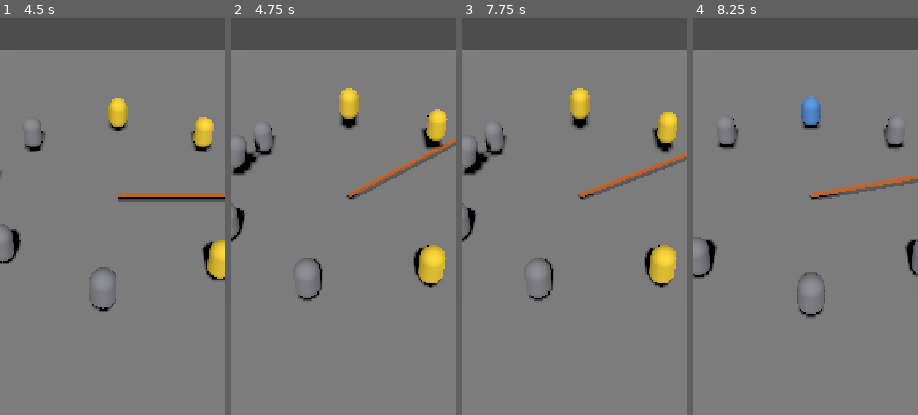
Above: before the commit, frames 1-4 (left to right).
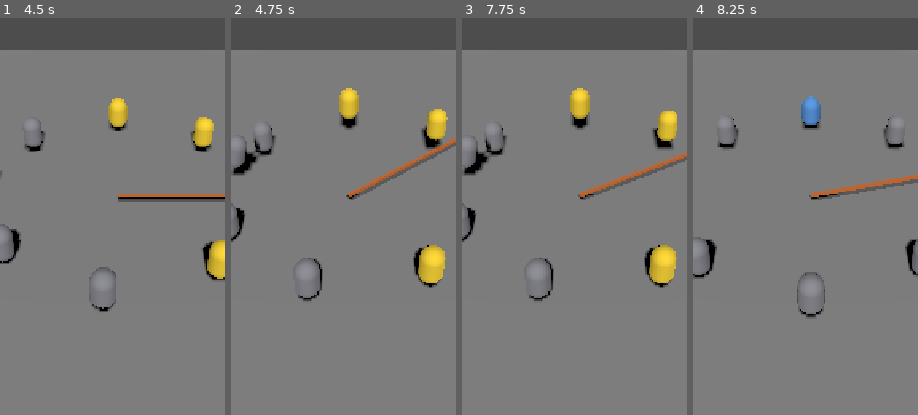
Above: after the commit, the same moments.

Repository: SametCanMavzer/loop-out
Game: Godot game, scene res://scenes/dev/arena_test.tscn
Same seed, same stepped clock (60 frames per second), same inputs: the game is played once before the commit and once after it. This scene is started directly instead of the project's main scene.
Inputs:
- Up to frame 1 (4.5 s): click "↻ Yeniden Başlat" at 0.5 s; click "↻ Yeniden Başlat" at 1.25 s; click "↻ Yeniden Başlat" at 2 s; tap Enter at 2.75 s; tap Space (jump) at 2.85, 3.02, 3.32, 3.77, 3.8, 4.07 s; tap S (duck) at 3.6 s; tap E at 4.35 s
- Up to frame 2 (4.75 s): tap Space (jump) at 4.55 s
- Up to frame 3 (7.75 s): tap R at 5.1 s; tap Space (jump) at 5.27, 5.3, 5.57, 5.85, 6.02, 6.32, 6.77, 6.8, 7.07, 7.55 s; tap S (duck) at 6.6 s; tap E at 7.35 s
- Up to frame 4 (8.25 s): tap R at 8.1 s
The pictures show only the part of the screen within x 24-74%, y 29-79%; the shares and areas given below are measured in that part.

Frame 1 is identical in both runs. In frame 2, less than 0.1% of the frame differs, in the area x 85-97%, y 22-33%; in frame 3, 0.1%, in the area x 86-96%, y 23-34%; in frame 4, nothing differs.

Commit message:
fix: F7 audit — panikci telegraph panic, fake_slow secrecy, double_sweep counter, roster count
- bot_brain: on_telegraph (telegraph_fail_prob -> sigma x3, one sample, §4.6 Panikci);
  hold-jump (high) during double_sweep per GDD counter-move; pending release scheduling
- rope: behavior_telegraphed only emitted when telegraph_ticks>0 (fake_slow stays unreadable)
- arena: telegraph -> bots on_telegraph; behavior_started -> bots reset stale intents
- balance: archetype_counts panikci 3->4 (GDD 5.1: 16 kadro = 15 bots; was 14)
- tests: 0-tick telegraph no-emit check; panikci reaction check

Co-Authored-By: Claude Opus 4.8 <noreply@anthropic.com>

Diff:
--- a/config/balance.json
+++ b/config/balance.json
@@ -47,7 +47,7 @@
   "bots": {
     "archetype_counts": {
       "acemi": 4,
-      "panikci": 3,
+      "panikci": 4,
       "saglam": 3,
       "sovcu": 2,
       "kopyaci": 2
--- a/scripts/dev/arena_test.gd
+++ b/scripts/dev/arena_test.gd
@@ -238,10 +238,18 @@
 	_behavior_label.text = "⚠ " + String(id).to_upper()
 	_behavior_label.modulate = Color(1.0, 0.8, 0.2, 1.0)
 	_behavior_flash = 1.6
+	for pid in _alive_ids:   # Panikçi telegraf tepkisi (§4.6) — sıra sabit → deterministik
+		var br = _players[pid].jumper.input_source
+		if br is BotBrain:
+			br.on_telegraph()
 
 
 func _on_behavior_started(id: StringName) -> void:
 	EventBus.behavior_started.emit(id)
+	for pid in _alive_ids:   # hız/yön değişti → bayat niyetleri sıfırla (adalet)
+		var br = _players[pid].jumper.input_source
+		if br is BotBrain:
+			br.reset_intent()
 	_behavior_label.text = String(id).to_upper()
 	_behavior_label.modulate = Color(0.85, 0.9, 1.0, 1.0)
 	_behavior_flash = 1.2
--- a/scripts/jumper/bot_brain.gd
+++ b/scripts/jumper/bot_brain.gd
@@ -16,8 +16,11 @@
 var _player: Object = null      # Kopyacı için: duck-typed jump_input_tick, is_airborne
 var _copy_delay_ticks: int = 12  # Kopyacı: oyuncu + bu gecikme
 var _forced_sigma_mult: float = 1.0  # dinamik dram müdahalesi (§4.7): σ zorla şişir/kıs
+var _panic_mult: float = 1.0         # Panikçi (§4.6): telegraf sonrası σ×3 (bir sonraki örnekleme)
 var _duck_release_at: int = -1       # yüksek süpürme: eğilmeyi bu tick'te bırak
+var _jump_release_at: int = -1       # double_sweep: basılı zıplamayı bu tick'te bırak
 const _DUCK_HOLD_TICKS := 16         # eğilmeyi geçiş penceresini örtecek kadar tut
+const _HOLD_JUMP_TICKS := 20         # hold_threshold(18)+2 → yüksek zıplama kesinleşir
 
 var _intent_tick: int = -1
 var _handled_cross: int = -1
@@ -41,10 +44,20 @@
 	_round = round_no
 
 
-## Yeniden dizilim sonrası çağrılır: bot konumu değişti, bayat niyeti iptal et → yeniden örnekler.
+## Yeniden dizilim/davranış değişimi sonrası: bayat niyeti iptal et → yeniden örnekler.
+## (Davranış hız/yön değiştirince eski niyet sistematik ıskalatır; başarısızlık σ'dan gelmeli.)
 func reset_intent() -> void:
 	_intent_tick = -1
 	_handled_cross = -1
+
+
+## Telegraf tepkisi (§4.6 Panikçi): telegraph_fail_prob olasılıkla panik → sıradaki örnekleme σ×3.
+## Zar Rng.bots'tan (deterministik; çağrı sırası sabit alive listesi üzerinden gelir).
+func on_telegraph() -> void:
+	if _rng == null or _arch == null or _arch.telegraph_fail_prob <= 0.0:
+		return
+	if _rng.randf() < _arch.telegraph_fail_prob:
+		_panic_mult = 3.0
 
 
 func poll(tick: int) -> Array[InputCommand]:
@@ -59,18 +72,27 @@
 	if _intent_tick < 0 and ttc <= _lookahead_ticks and absi(t_cross - _handled_cross) > _lookahead_ticks:
 		_intent_tick = _sample_intent(t_cross, tick)
 		_handled_cross = t_cross
-	# Bekleyen eğilme bırakma (yüksek süpürme sonrası ayağa kalk).
+		_panic_mult = 1.0   # panik tek örneklemelik (§4.6 "telegraf geldiği turda")
+	# Bekleyen bırakmalar (eğilme / basılı zıplama).
 	if _duck_release_at >= 0 and tick >= _duck_release_at:
 		out.append(InputCommand.new(tick, &"duck", false))
 		_duck_release_at = -1
-	# Niyet tick'i geldi → ip YÜKSEK ise eğil (tut+geç bırak), değilse kısa zıpla.
+	if _jump_release_at >= 0 and tick >= _jump_release_at:
+		out.append(InputCommand.new(tick, &"jump", false))
+		_jump_release_at = -1
+	# Niyet tick'i geldi → ip YÜKSEK ise eğil; double_sweep ise YÜKSEK ZIPLA (basılı tut,
+	# GDD §4.1 karşı hamle: ikisini tek zıplamayla); değilse kısa zıpla.
 	if _intent_tick >= 0 and tick >= _intent_tick:
 		if int(_rope.height) == int(Rope.Height.HIGH):
 			out.append(InputCommand.new(tick, &"duck", true))
 			_duck_release_at = tick + _DUCK_HOLD_TICKS   # geçişi örtecek kadar tut
 		else:
 			out.append(InputCommand.new(tick, &"jump", true))
-			out.append(InputCommand.new(tick, &"jump", false))
+			var beh: Variant = _rope.get("current_behavior_id")
+			if beh != null and StringName(beh) == &"double_sweep":
+				_jump_release_at = tick + _HOLD_JUMP_TICKS   # yüksek zıplama → iki süpürmeyi örter
+			else:
+				out.append(InputCommand.new(tick, &"jump", false))
 		_intent_tick = -1
 	return out
 
@@ -101,12 +123,12 @@
 	return _arch.reaction_std_base_ms if _arch != null else 0.0
 
 
-## σ(round) — zorluk eğrisi + Acemi gidiş penceresi şişmesi + dram override.
+## σ(round) — zorluk eğrisi + Acemi gidiş penceresi + dram override + panik (§4.6).
 func _sigma_ms() -> float:
 	var s := _arch.reaction_std_base_ms + _arch.std_round_slope * _round
 	if _arch.exit_from > 0 and _round >= _arch.exit_from and _round <= _arch.exit_to:
 		s *= _arch.exit_sigma_mult
-	return s * _forced_sigma_mult
+	return s * _forced_sigma_mult * _panic_mult
 
 
 func _default_sample(t_cross: int, sigma_scale: float = 1.0) -> int:
--- a/scripts/rope/rope.gd
+++ b/scripts/rope/rope.gd
@@ -68,8 +68,9 @@
 func queue_behavior(behavior: RopeBehavior, telegraph_ticks: int) -> void:
 	_pending = behavior
 	telegraph_ticks_left = maxi(telegraph_ticks, 0)
-	behavior_telegraphed.emit(behavior.id)
-	if telegraph_ticks_left == 0:
+	if telegraph_ticks_left > 0:
+		behavior_telegraphed.emit(behavior.id)   # telegrafı olmayan davranış (fake_slow) uyarı SIZDIRMAZ
+	else:
 		_activate_pending()
 
 
--- a/tests/test_behavior.gd
+++ b/tests/test_behavior.gd
@@ -52,6 +52,9 @@
 	rope.queue_behavior(high, 0)   # telegraf 0 → anında
 	if rope.height != Rope.Height.HIGH:
 		push_error("FAIL: height davranışı HIGH yapmalı."); fail += 1
+	# Telegraf 0 tick → behavior_telegraphed YAYILMAZ (fake_slow "okunamaz numara" sızmaz)
+	if _events.size() != 1 or _events[0][0] != "start":
+		push_error("FAIL: 0-tick telegrafta yalnız 'start' yayılmalı (%s)." % str(_events)); fail += 1
 	if rope.current_behavior_id != &"high_rope":
 		push_error("FAIL: anında davranış current_behavior_id güncellemeli."); fail += 1
 
--- a/tests/test_bot_quirk.gd
+++ b/tests/test_bot_quirk.gd
@@ -75,8 +75,26 @@
 	if jt_fb < 0 or jt_fb == 42:
 		push_error("FAIL: Kopyacı oyuncu yokken kendi örneklemine düşmeli (gelen %d)." % jt_fb); fail += 1
 
+	# --- 4) Panikçi telegraf tepkisi (§4.6): on_telegraph (prob=1.0) → σ×3 → farklı niyet ---
+	var panik_arch := BotArchetype.new()
+	panik_arch.reaction_mean_ms = -210.0; panik_arch.reaction_std_base_ms = 70.0
+	panik_arch.std_round_slope = 4.0; panik_arch.telegraph_fail_prob = 1.0
+	var r5 := FakeRope.new(); r5.angular_vel = base
+	var j5 := FakeJumper.new(); j5.angle_pos = PI
+	var rng5 := RandomNumberGenerator.new(); rng5.seed = 5
+	var b_panic := BotBrain.new(); b_panic.setup(rng5, panik_arch, r5, j5, 1, 600.0)
+	b_panic.on_telegraph()   # panik kesin (prob 1.0)
+	var jt_panic := _first_jump(b_panic, r5, step)
+	var r6 := FakeRope.new(); r6.angular_vel = base
+	var j6 := FakeJumper.new(); j6.angle_pos = PI
+	var rng6 := RandomNumberGenerator.new(); rng6.seed = 5
+	var b_calm := BotBrain.new(); b_calm.setup(rng6, panik_arch, r6, j6, 1, 600.0)
+	var jt_calm := _first_jump(b_calm, r6, step)
+	if jt_panic < 0 or jt_panic == jt_calm:
+		push_error("FAIL: panik niyeti değiştirmeli (%d vs %d)." % [jt_panic, jt_calm]); fail += 1
+
 	if fail == 0:
-		print("TEST BOT QUIRK OK (Şovcu σ×2 zar, Kopyacı kopyala + fallback)")
+		print("TEST BOT QUIRK OK (Şovcu σ×2 zar, Kopyacı kopyala + fallback, Panikçi telegraf σ×3)")
 	else:
 		print("TEST BOT QUIRK FAILED: %d hata" % fail)
 	quit(fail)
Not shown, changed: STATE.md
